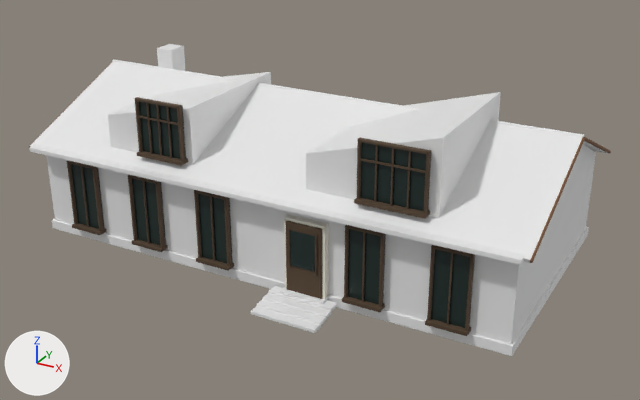
The glTF model project/assets/houses/peru/sierra_valle_sagrado_2.glb, before and after one commit.
Before and after are seen from a camera (50 mm lens) standing at (13.14, -23.75, 13.07) and looking at (0.54, -0.85, 1.62). Arrows for +X, +Y and +Z are at lower left; the lights stay in place. The picture after the commit comes second. Where no turn or scale is listed for an object, it has been applied to the vertices. Vertices at exactly the same position are counted once.

Names of what the first picture shows: 'Alfeizar', 'Basamento de piedra', 'Faldon de cubierta', 'Fascia de madera', 'Hueco en sombra', 'Jamba acceso', 'Testero cerrado', 'Vidrio' and 1 more.
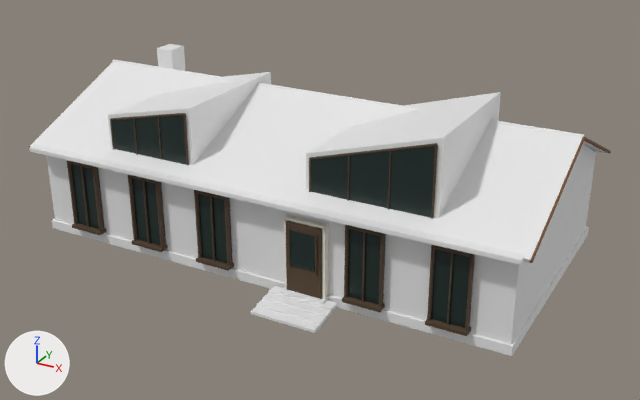
What differs and where, as boxes [x1, y1, x2, y2] in the pictures (640 x 400 px; the box of a moved part takes in the faces that stretch with it):
'Vidrio', reshaped
    before: [71, 102, 470, 328]
    after: [71, 115, 470, 328]
'Alfeizar', reshaped (7% shorter)
    before: [67, 97, 475, 336]
    after: [67, 113, 475, 336]
'Hueco en sombra', reshaped
    before: [97, 105, 431, 297]
    after: [97, 167, 386, 297]
part 1 of me_cube_4389, added
    after: [133, 118, 138, 155]
part 2 of me_cube_4389, added
    after: [348, 155, 350, 201]
part 3 of me_cube_4389, added
    after: [388, 150, 391, 210]
part 4 of me_cube_4389, added
    after: [110, 113, 189, 166]
part 5 of me_cube_4389, added
    after: [309, 143, 438, 219]
part 6 of me_cube_4389, deleted
    before: [135, 97, 431, 219]
part 7 of me_cube_4390, deleted
    before: [182, 105, 186, 159]
part 8 of me_cube_4391, moved or reshaped
    before: [139, 102, 180, 159]
    after: [112, 115, 187, 165]
part 9 of me_cube_4391, moved or reshaped
    before: [361, 143, 426, 211]
    after: [311, 146, 435, 218]

The change, as a diff of the scene's bpy script:
```diff
--- a/project/assets/houses/peru/sierra_valle_sagrado_2.glb.py
+++ b/project/assets/houses/peru/sierra_valle_sagrado_2.glb.py
@@ me_cube_4389 @@
-me_cube_4389.from_pydata(...)  # 3576 vertices, 6828 faces; spans x -0.6..13.2, y -0.19..8.57, z -0.23..4.72
+me_cube_4389.from_pydata(...)  # 3128 vertices, 5988 faces; spans x -0.6..13.2, y -0.19..8.57, z -0.23..4.91
+# me_cube_4389 part 1: a new loose piece, an 8-sided cylinder along z spanning x 1.948..1.992, y 0.382..0.426, z 2.74..4.013, in mat_carpinteria_huayoccari_002 (brown #503e2c)
+# me_cube_4389 part 2: a new loose piece, an 8-sided cylinder along z spanning x 9.332..9.376, y 0.382..0.426, z 2.74..4.165, in mat_carpinteria_huayoccari_002 (brown #503e2c)
+# me_cube_4389 part 3: a new loose piece, an 8-sided cylinder along z spanning x 10.546..10.59, y 0.382..0.426, z 2.74..4.514, in mat_carpinteria_huayoccari_002 (brown #503e2c)
+# me_cube_4389 part 4: a new loose piece of 56 vertices spanning x 0.98..3.93, y 0.39..0.46, z 2.7..4.47, in mat_carpinteria_huayoccari_002 (brown #503e2c)
+# me_cube_4389 part 5: a new loose piece of 56 vertices spanning x 8.1..11.85, y 0.39..0.46, z 2.7..4.91, in mat_carpinteria_huayoccari_002 (brown #503e2c)
+# me_cube_4389 part 6: 18 loose pieces with 624 vertices, spanning x 2.18..11.74, y 0.14..0.49, z 2.89..4.72, are deleted
+# other edits to the shape of me_cube_4389 do not show in these pictures
 me_cube_4389.materials.append(mat_carpinteria_huayoccari_002)
@@ me_cube_4390 @@
-me_cube_4390.from_pydata(...)  # 116 vertices, 180 faces; spans x -0.55..13.14, y -0.31..8.25, z -1.13..3.56
+me_cube_4390.from_pydata(...)  # 100 vertices, 156 faces; spans x -0.55..13.14, y -0.31..8.25, z -1.13..1.13
+# me_cube_4390 part 7: the loose piece of 8 vertices spanning x 2.24..3.83, y 0.27..0.35, z 1.83..3.56 is deleted
+# other edits to the shape of me_cube_4390 do not show in these pictures
 me_cube_4390.materials.append(mat_fierro_pintado)
@@ me_cube_4391 @@
-me_cube_4391.from_pydata(...)  # 100 vertices, 168 faces; spans x -0.5..13.1, y -0.19..0.33, z -1.09..3.52
-me_cube_4391.vertices[84].co = (2.28, 0.3, 1.87)  # pixel (142, 151)
-me_cube_4391.vertices[85].co = (2.28, 0.3, 3.52)  # pixel (138, 100)
-me_cube_4391.vertices[86].co = (2.28, 0.33, 1.87)
-me_cube_4391.vertices[87].co = (2.28, 0.33, 3.52)
-me_cube_4391.vertices[88].co = (3.79, 0.3, 1.87)
-me_cube_4391.vertices[89].co = (3.79, 0.3, 3.52)
-me_cube_4391.vertices[90].co = (3.79, 0.33, 1.87)
-me_cube_4391.vertices[91].co = (3.79, 0.33, 3.52)
-me_cube_4391.vertices[92].co = (9.76, 0.3, 1.87)  # pixel (360, 198)
-me_cube_4391.vertices[93].co = (9.76, 0.3, 3.52)
-me_cube_4391.vertices[94].co = (9.76, 0.33, 1.87)
-me_cube_4391.vertices[95].co = (9.76, 0.33, 3.52)
-me_cube_4391.vertices[96].co = (11.64, 0.3, 1.87)  # pixel (424, 212)
-me_cube_4391.vertices[97].co = (11.64, 0.3, 3.52)
-me_cube_4391.vertices[98].co = (11.64, 0.33, 1.87)
-me_cube_4391.vertices[99].co = (11.64, 0.33, 3.52)
+me_cube_4391.from_pydata(...)  # 100 vertices, 168 faces; spans x -0.5..13.1, y -0.19..0.41, z -1.09..3.74
+# me_cube_4391 part 8
+me_cube_4391.vertices[84].co = (1.02, 0.39, 1.61)
+me_cube_4391.vertices[85].co = (3.9, 0.39, 1.61)
+me_cube_4391.vertices[86].co = (3.9, 0.39, 3.31)  # pixel (184, 114)
+me_cube_4391.vertices[87].co = (1.02, 0.39, 2.68)  # pixel (110, 119)
+me_cube_4391.vertices[88].co = (1.02, 0.41, 1.61)
+me_cube_4391.vertices[89].co = (3.9, 0.41, 1.61)
+me_cube_4391.vertices[90].co = (3.9, 0.41, 3.31)  # pixel (184, 113)
+me_cube_4391.vertices[91].co = (1.02, 0.41, 2.68)  # pixel (111, 119)
+# me_cube_4391 part 9
+me_cube_4391.vertices[92].co = (8.14, 0.39, 1.61)
+me_cube_4391.vertices[93].co = (11.82, 0.39, 1.61)
+me_cube_4391.vertices[94].co = (11.82, 0.39, 3.74)  # pixel (436, 144)
+me_cube_4391.vertices[95].co = (8.14, 0.39, 2.69)  # pixel (309, 158)
+me_cube_4391.vertices[96].co = (8.14, 0.41, 1.61)
+me_cube_4391.vertices[97].co = (11.82, 0.41, 1.61)
+me_cube_4391.vertices[98].co = (11.82, 0.41, 3.74)  # pixel (436, 144)
+me_cube_4391.vertices[99].co = (8.14, 0.41, 2.69)  # pixel (310, 158)
 me_cube_4391.materials.append(mat_vidrio_oscuro_de_referencia)
```
